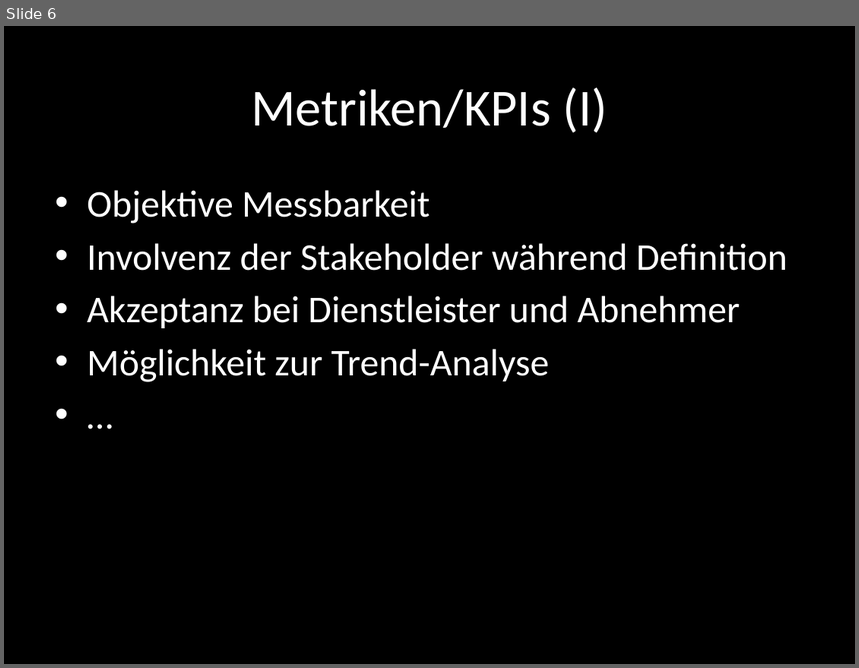
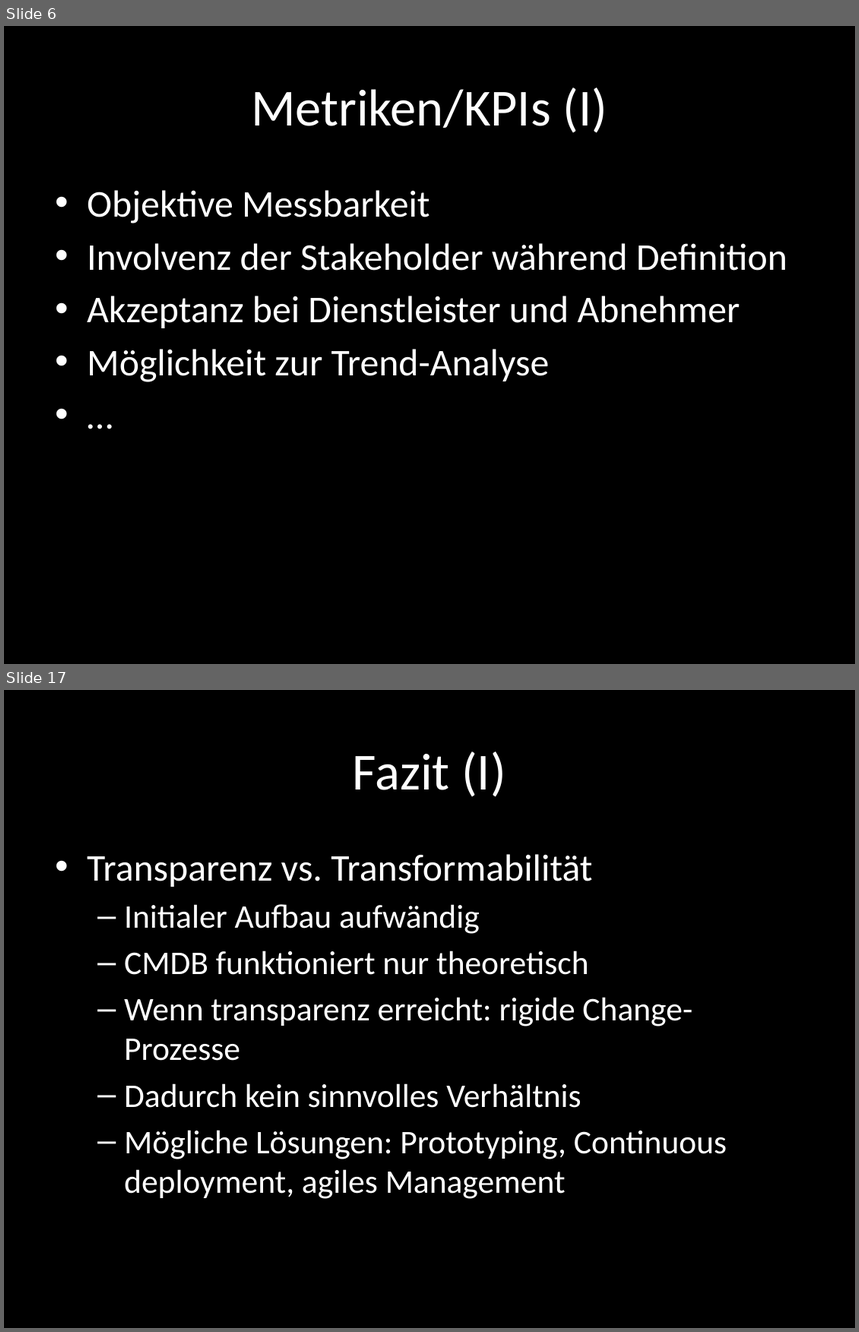
Before and after one commit to foyan/E2E, a slide deck: End-to-end Monitoring.pptx. Shown one above the other, each under a label of ours: slide 6 before the commit, slides 6 and 17 after it; the slides between them are not shown. The pictures are 859x668 and 859x1332 pixels, drawn with LibreOffice and Linux fonts; fonts in the diff are those of the drawing. Boxes give left, top, right and bottom in pixels: in the first picture for what was removed or moved away, otherwise in the second. Text is boxed around its words. In the diff, an @@ line names an element or a change of style, - is before the commit and + after.

```diff
--- a/End-to-end Monitoring.pptx
+++ b/End-to-end Monitoring.pptx
@@ slide 17 added at bbox=[4, 690, 855, 1328], background #000000 @@
@@ title added at bbox=[353, 752, 506, 797], 44 pt, text #FFFFFF @@
+Fazit (I)
@@ text added at bbox=[87, 854, 727, 1199], 28 pt, text #FFFFFF @@
+• Transparenz vs. Transformabilität
+  – Initialer Aufbau aufwändig
+  – CMDB funktioniert nur theoretisch
+  – Wenn transparenz erreicht: rigide Change-Prozesse
+  – Dadurch kein sinnvolles Verhältnis
+  – Mögliche Lösungen: Prototyping, Continuous deployment, agiles Management
```
Also in this commit, not shown: 1 slide changed, 12 other slides added, 1 slide removed, 2 other files.
